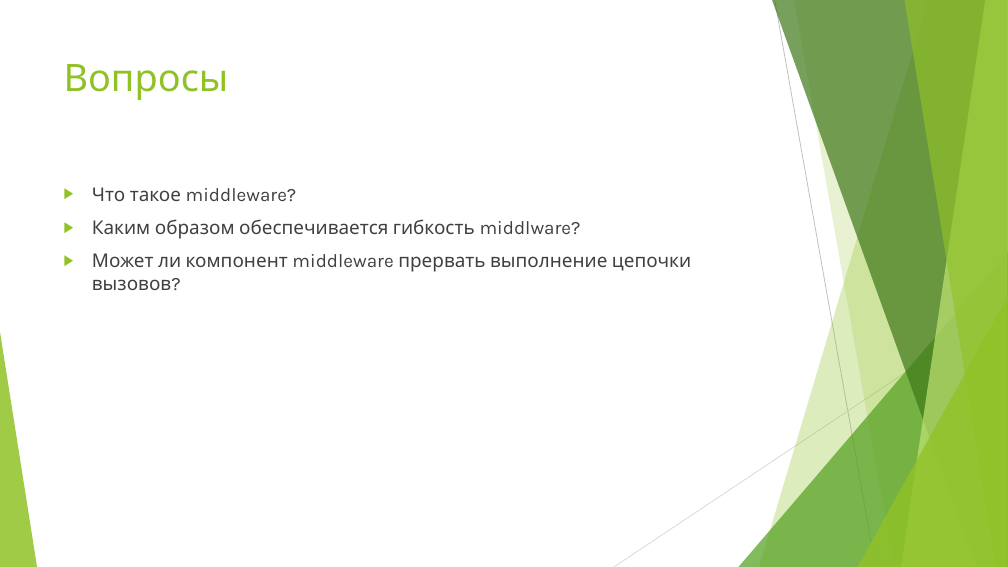
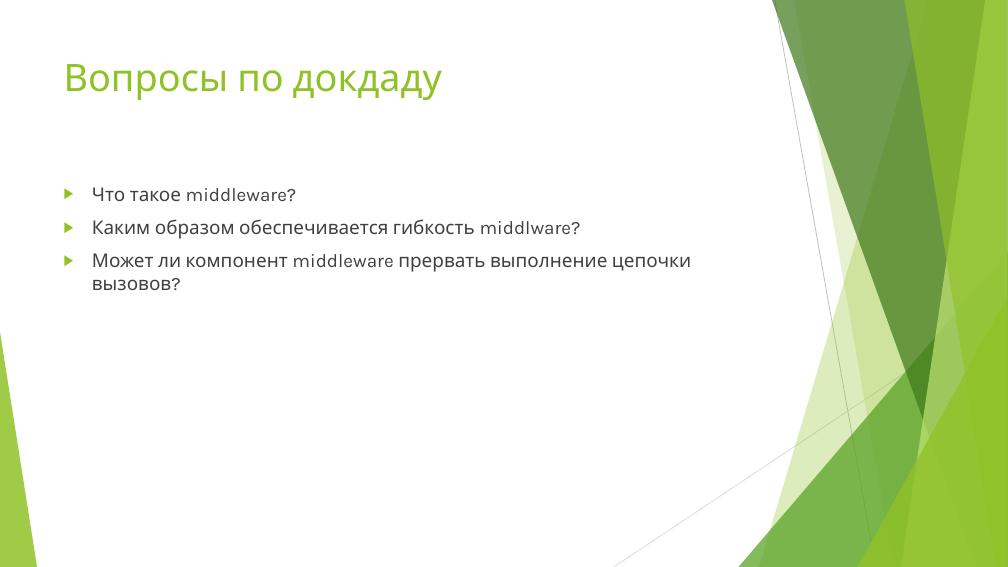
Before and after one commit to ArtiomCiobanu/UniversityStuff, a slide deck: slide 10 of Semester 5/Cloud/Cloud доклад Чобану Артём I1902.pptx. Drawn at 1008x567 pixels with LibreOffice and Linux fonts; fonts in the diff are those of the drawing. Boxes give left, top, right and bottom in pixels: in the first picture for what was removed or moved away, otherwise in the second. Text is boxed around its words. In the diff, an @@ line names an element or a change of style, - is before the commit and + after.

```diff
--- a/Semester 5/Cloud/Cloud доклад Чобану Артём I1902.pptx
+++ b/Semester 5/Cloud/Cloud доклад Чобану Артём I1902.pptx
@@ title at bbox=[64, 64, 442, 100]: text changed @@
-Вопросы
+Вопросы по докдаду
```
Also in this commit, not shown: 13 other files.
